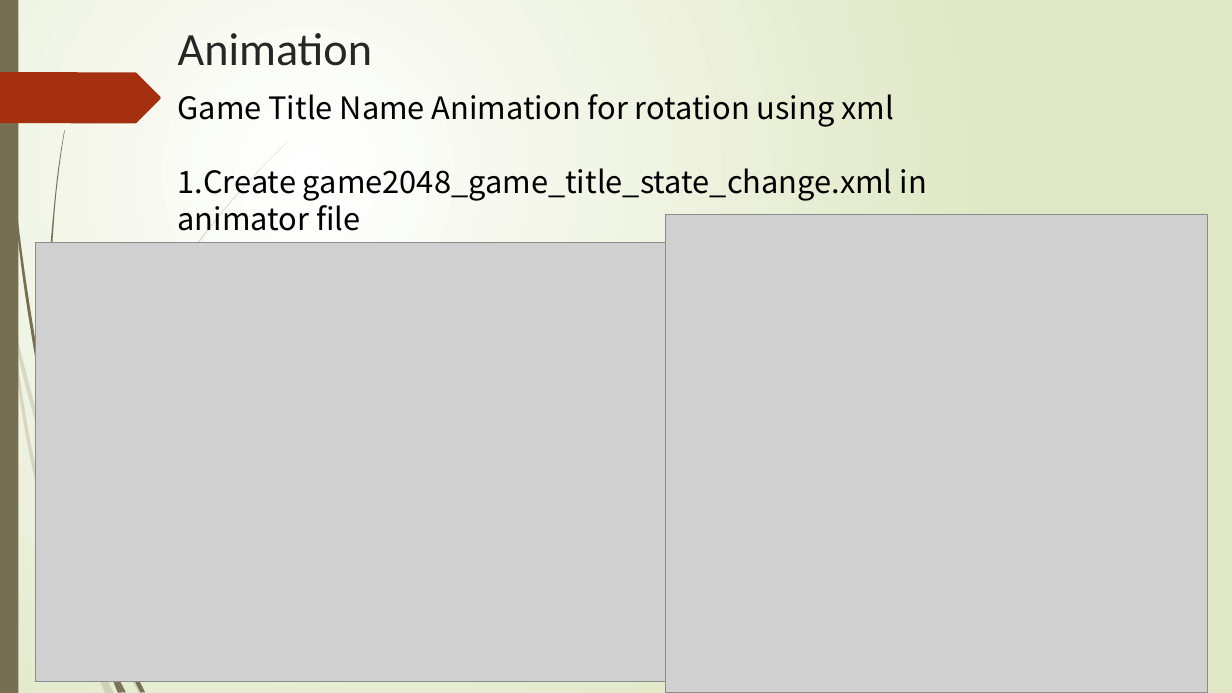
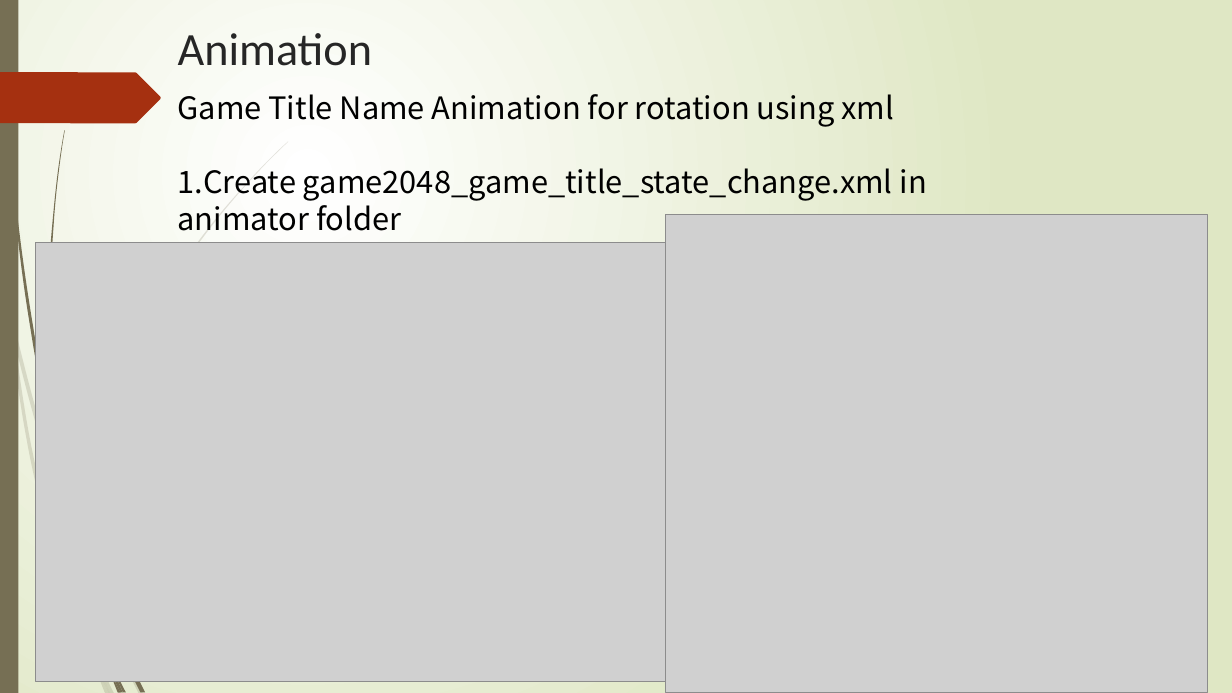
Before and after one commit to DMIT2504/dmit2504-e01-spring2020term-courseproject-JJ-JianJiao, a slide deck: slide 20 of 2048_project_tutorial.pptx (slide 18 before the commit). Drawn at 1232x693 pixels with LibreOffice and Linux fonts; fonts in the diff are those of the drawing; grey boxes stand for pictures. Boxes give left, top, right and bottom in pixels: in the first picture for what was removed or moved away, otherwise in the second. Text is boxed around its words. In the diff, an @@ line names an element or a change of style, - is before the commit and + after.

```diff
--- a/2048_project_tutorial.pptx
+++ b/2048_project_tutorial.pptx
@@ text at (177,168,927,231): text changed @@
-1.Create game2048_game_title_state_change.xml in animator file
+1.Create game2048_game_title_state_change.xml in animator folder
```
Also in this commit, not shown: 3 other slides changed, 1 slide added.
